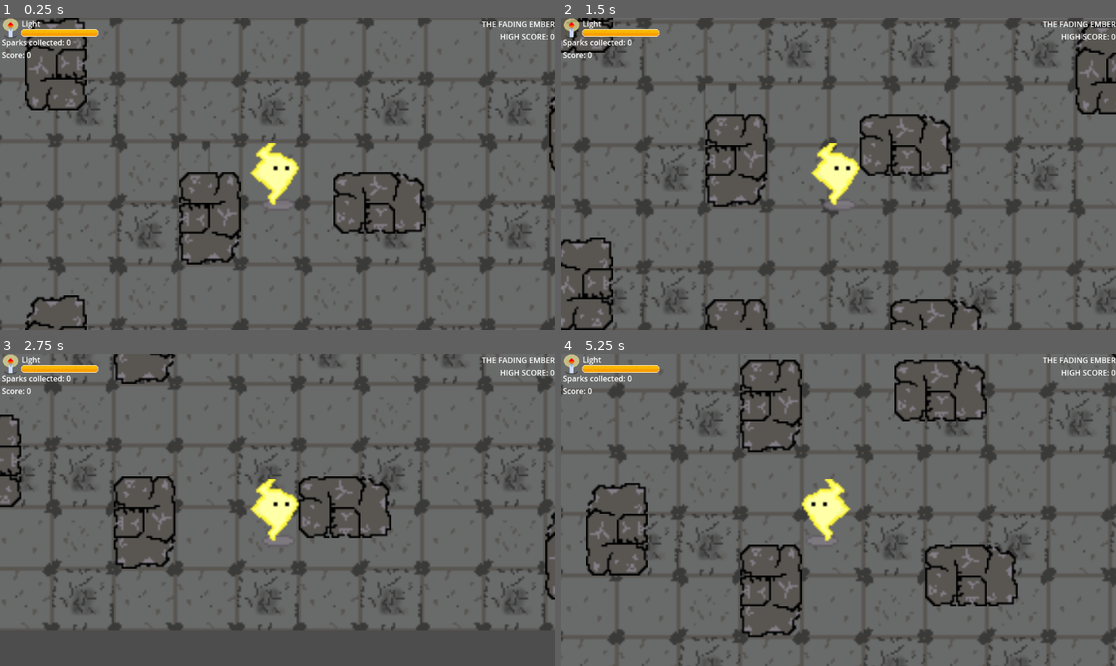
Above: before the commit, frames 1-4 (two rows, left to right).
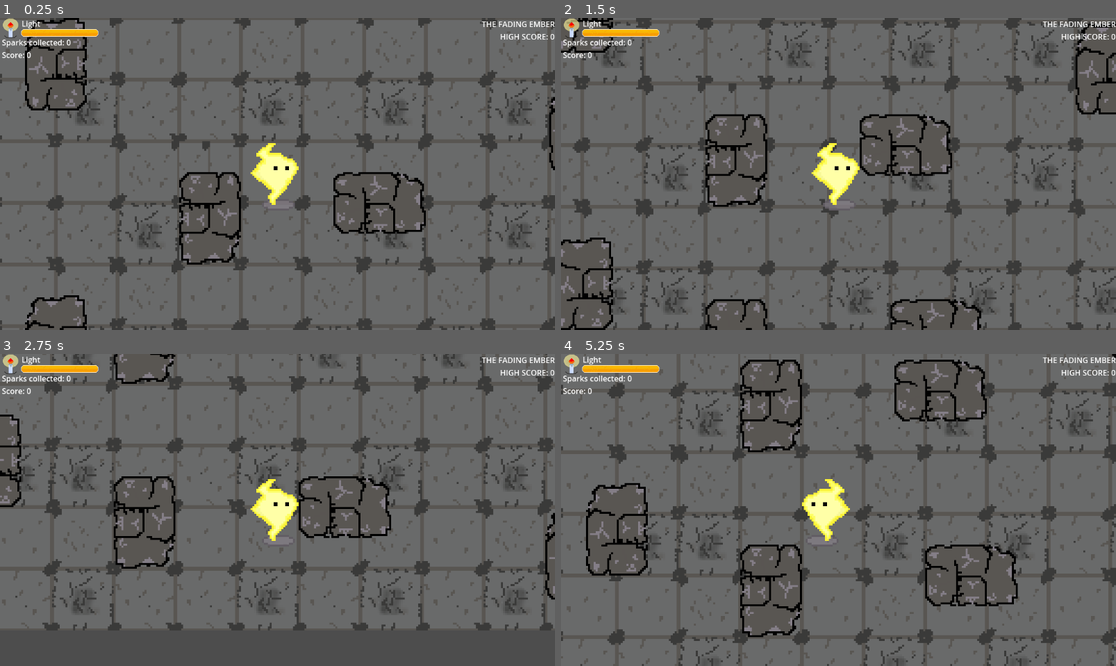
Above: after the commit, the same moments.

Repository: maltech0005-tech/The-Fading-Ember
Game: Godot game, scene res://scenes/game.tscn
Two runs of this game, one before a commit and one after it. Both use one fixed random seed, a clock stepped at 60 frames per second and the inputs below.
Inputs:
- Up to frame 1 (0.25 s): no input
- Up to frame 2 (1.5 s): tap Enter at 0.5 s; hold Right (ui_right) 0.53-1.28 s; tap Alt at 0.6 s; tap Space at 1.25 s; hold Down (down) from 1.28 s (still down); tap Shift at 1.35 s
- Up to frame 3 (2.75 s): release Down (down) at 2.03 s; hold Right (ui_right) from 2.03 s (still down); tap Alt at 2.1 s
- Up to frame 4 (5.25 s): tap Enter at 2.75, 4.25 s; release Right (ui_right) at 2.78 s; hold Up (up) 2.78-3.53 s; tap Shift at 2.85, 4.35 s; tap Space at 3.5, 5 s; hold Left (ui_left) 3.53-5.03 s; tap Alt at 3.6, 5.1 s; hold Down (down) from 5.03 s (still down)

The runs differ from the first frame. In frame 1, 1.0% of the frame differs, in the area x 0-100%, y 0-100%; in frame 2, 1.3%; in frame 3, 1.0%; in frame 4, 1.5%.

Commit message:
changed texture to nearest

Diff:
--- a/project.godot
+++ b/project.godot
@@ -53,5 +53,6 @@
 
 [rendering]
 
+textures/canvas_textures/default_texture_filter=0
 renderer/rendering_method="gl_compatibility"
 renderer/rendering_method.mobile="gl_compatibility"
